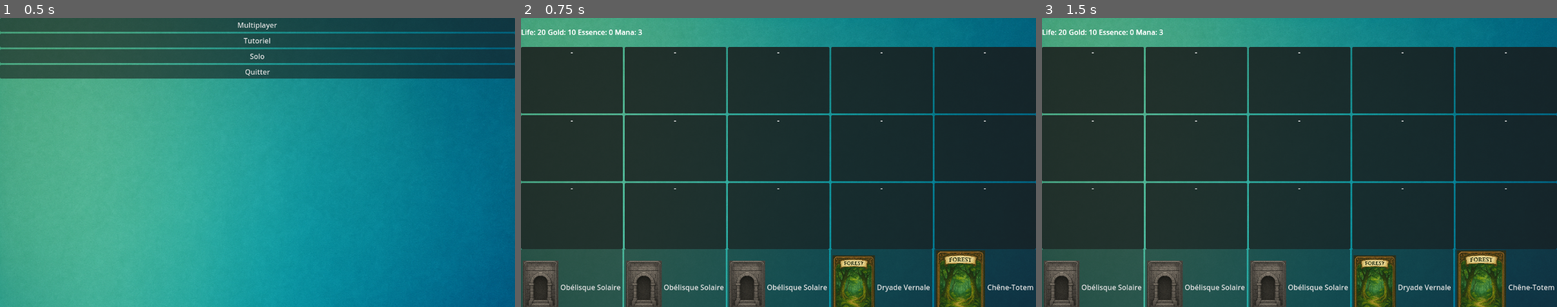
Above: before the commit, frames 1-3 (left to right).
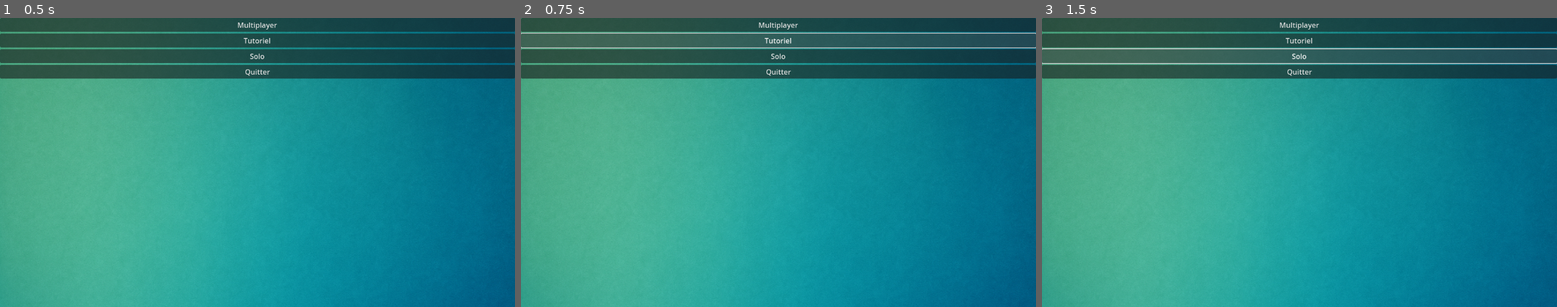
Above: after the commit, the same moments.

Repository: cbCielblanc/deckbuilding
Game: Godot game, scene res://scenes/MainMenu.tscn
Same seed, same stepped clock (60 frames per second), same inputs: the game is played once before the commit and once after it.
Inputs:
- Up to frame 1 (0.5 s): no input
- Up to frame 2 (0.75 s): click "Tutoriel" at 0.5 s
- Up to frame 3 (1.5 s): click "Solo" at 1.25 s

Frame 1 is identical in both runs. In frame 2, 97% of the frame differs, in the area x 0-100%, y 0-100%; in frame 3, 97%.
Error after the commit: Parse Error: Used space character for indentation instead of tab as used before in the file. (res://ui/main_menu.gd:31)

Commit message:
Add basic card play and turn controls

Diff:
--- a/scenes/StatsUI.tscn
+++ b/scenes/StatsUI.tscn
@@ -19,3 +19,6 @@
 
 [node name="Mana" type="Label" parent="."]
 text = "Mana:"
+
+[node name="EndTurn" type="Button" parent="."]
+text = "End"
--- a/scenes/TutorialOverlay.tscn
+++ b/scenes/TutorialOverlay.tscn
@@ -1,10 +1,17 @@
-[gd_scene load_steps=2 format=3 uid="uid://cfcg4jgrne0hu"]
+[gd_scene load_steps=3 format=3 uid="uid://tutorial_overlay"]
 
-[ext_resource type="Script" uid="uid://q3tcqo0tc04f" path="res://ui/tutorial_overlay.gd" id="1"]
+[ext_resource type="Script" path="res://ui/tutorial_overlay.gd" id="1"]
 
 [node name="TutorialOverlay" type="CanvasLayer"]
 script = ExtResource("1")
 
 [node name="Panel" type="Panel" parent="."]
-anchors_preset = 10
+anchors_preset = 15
 anchor_right = 1.0
+anchor_bottom = 0.2
+
+[node name="Label" type="Label" parent="Panel"]
+anchors_preset = 15
+anchor_right = 1.0
+anchor_bottom = 1.0
+text = ""
--- a/scripts/game_manager.gd
+++ b/scripts/game_manager.gd
@@ -11,6 +11,40 @@
 
 var players  : Array[Player] = []
 var turn_idx : int = 0
+
+func play_card(card:Card, p:Player) -> void:
+        var cost := 0
+        match card.card_type:
+                constants.CardType.UNIT:
+                        cost = 2
+                constants.CardType.SPELL:
+                        cost = 1
+                _:
+                        cost = 3
+        if p.mana < cost:
+                return
+        p.mana -= cost
+        p.emit_stats()
+        p.hand.erase(card)
+
+        if card.card_type == constants.CardType.SPELL:
+                var eff : Dictionary = card.effects.get(SeasonManager.current(), {})
+                var tgt : Card = null
+                if p.opponent().units.size() > 0:
+                        tgt = p.opponent().units[0]
+                EffectProcessor.apply(eff, card, tgt)
+        else:
+                var pos := _find_slot(p)
+                if pos:
+                        board.place_card(p, card, pos.x, pos.y)
+        EventBus.emit("event", "card_played")
+
+func _find_slot(p:Player) -> Vector2i:
+        for y in board.height:
+                for x in board.width:
+                        if board.grids[p][x][y] == null:
+                                return Vector2i(x, y)
+        return Vector2i(-1, -1)
 
 # ---------------------------------------------------------------- ready
 func _ready() -> void:
@@ -96,7 +130,11 @@
 
 # ---------------------------------------------------------------- RPC helpers
 func remote_play_card(_card_id:String, _owner_id:int) -> void:
-	pass
+        var p := players[_owner_id]
+        for c in p.hand:
+                if c.cid == _card_id:
+                        play_card(c, p)
+                        break
 
 func remote_end_turn(_owner_id:int) -> void:
-	pass
+        players[_owner_id].end_turn()
--- a/ui/hand_ui.gd
+++ b/ui/hand_ui.gd
@@ -17,7 +17,12 @@
 		child.queue_free()
 
 	# Reconstruction de la main
-	for c in player.hand:
-		var btn := preload("res://scenes/CardButton.tscn").instantiate()
-		btn.card_data = c
-		add_child(btn)
+        for c in player.hand:
+                var btn := preload("res://scenes/CardButton.tscn").instantiate()
+                btn.card_data = c
+                btn.dragged.connect(_on_card_dragged.bind(c))
+                add_child(btn)
+
+func _on_card_dragged(card:Card) -> void:
+        var gm := get_tree().get_root().get_node("Main")
+        gm.play_card(card, player)
--- a/ui/main_menu.gd
+++ b/ui/main_menu.gd
@@ -29,13 +29,16 @@
 	get_tree().change_scene_to_file("res://scenes/LobbyMenu.tscn")
 
 func _on_TutoButton_pressed() -> void:
-	DisplayServer.window_set_size(Vector2i(1920, 1080))
-	DisplayServer.window_set_mode(DisplayServer.WINDOW_MODE_EXCLUSIVE_FULLSCREEN)
-	var main := preload("res://scenes/Main.tscn").instantiate()
-	get_tree().root.add_child(main)
-	var tuto := preload("res://scripts/tutorial_manager.gd").new()
-	main.add_child(tuto)
-	tuto.start()
+        DisplayServer.window_set_size(Vector2i(1920, 1080))
+        DisplayServer.window_set_mode(DisplayServer.WINDOW_MODE_EXCLUSIVE_FULLSCREEN)
+        var main := preload("res://scenes/Main.tscn").instantiate()
+        get_tree().root.add_child(main)
+        var tuto := preload("res://scripts/tutorial_manager.gd").new()
+        var overlay := preload("res://scenes/TutorialOverlay.tscn").instantiate()
+        main.add_child(overlay)
+        main.add_child(tuto)
+        tuto.overlay_path = overlay.get_path()
+        tuto.start()
 
 func _on_QuitButton_pressed() -> void:
 	get_tree().quit()
--- a/ui/stats_ui.gd
+++ b/ui/stats_ui.gd
@@ -3,15 +3,21 @@
 
 @export var player_path : NodePath
 var player : Player
+@onready var end_button : Button = $EndTurn
 
 func _ready() -> void:
-	player = get_node(player_path)
-	player.add_to_group("local_player")
-	player.connect("stats_changed", Callable(self, "_refresh"))
-	_refresh()
+        player = get_node(player_path)
+        player.add_to_group("local_player")
+        player.connect("stats_changed", Callable(self, "_refresh"))
+        end_button.pressed.connect(_on_end_pressed)
+        _refresh()
 
 func _refresh(_p : Player = null) -> void:
 	$Life.text = "Life: %d" % player.life
 	$Gold.text = "Gold: %d" % player.gold
 	$Essence.text = "Essence: %d" % player.essence
-	$Mana.text = "Mana: %d" % player.mana
+        $Mana.text = "Mana: %d" % player.mana
+
+func _on_end_pressed() -> void:
+        player.end_turn()
+        EventBus.emit("event", {"tag":"turn_end"})
Not shown, changed: scenes/README.md
Not shown, changed: scripts/README.md
Not shown, changed: ui/README.md
